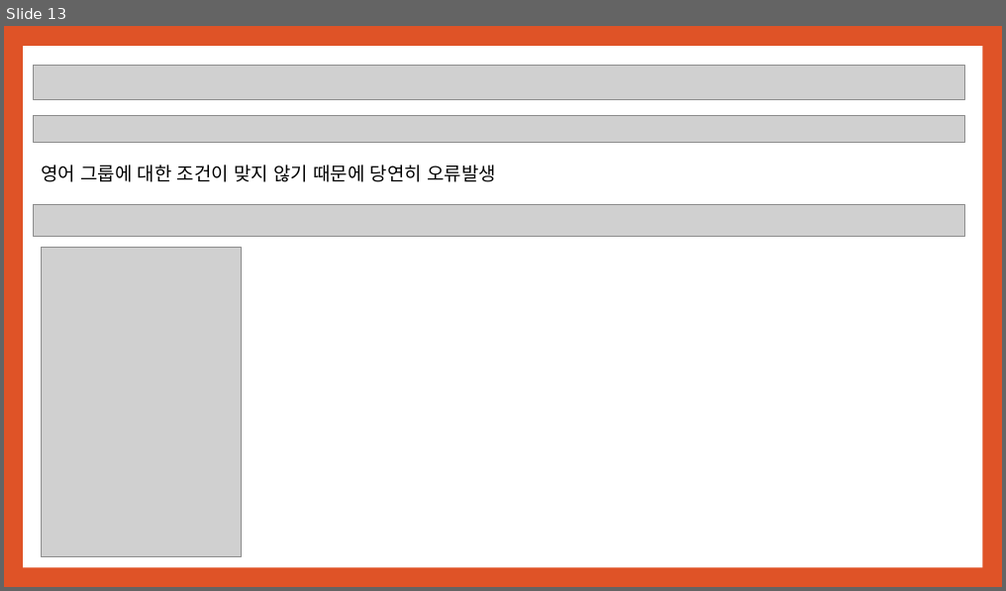
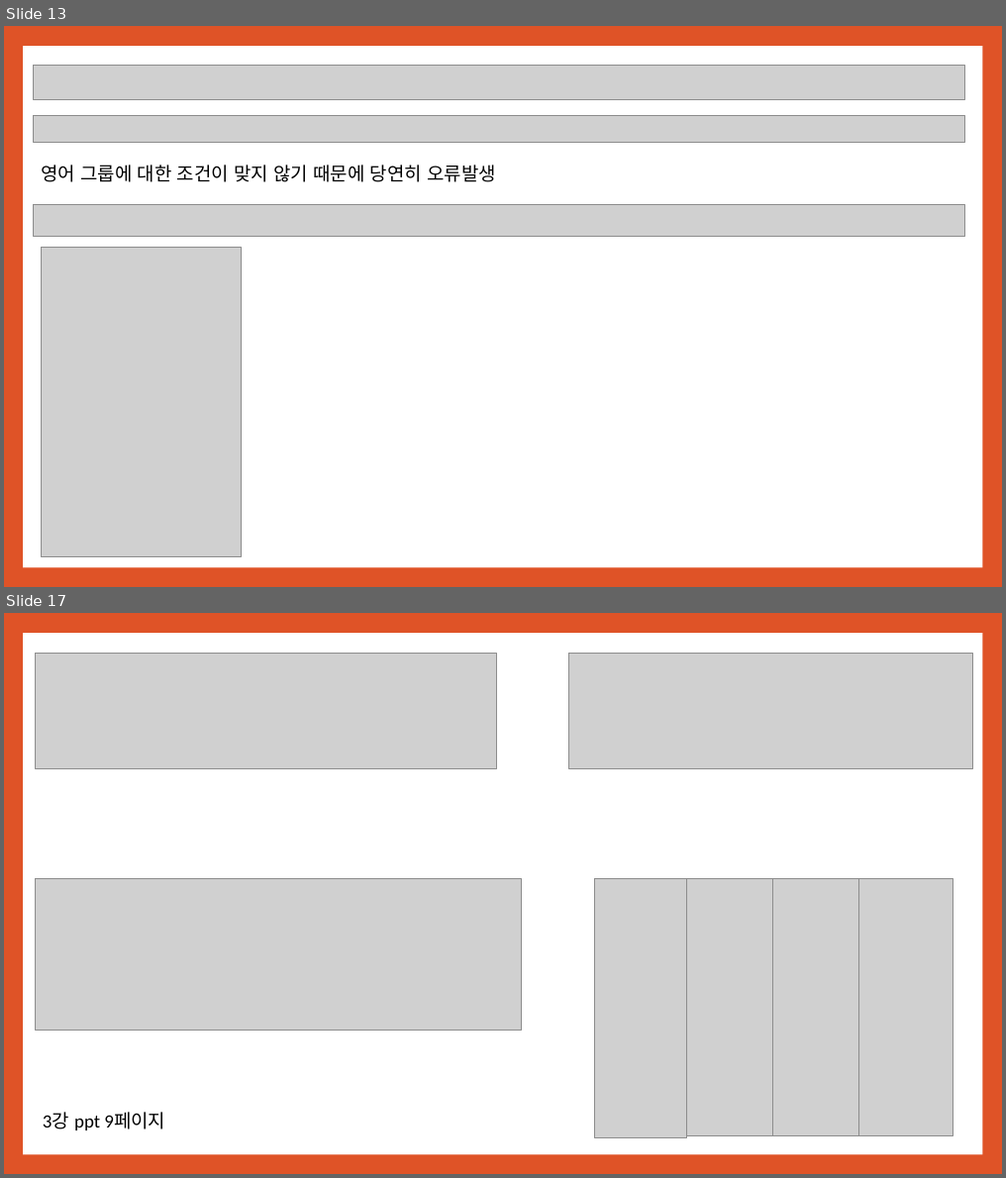
Before and after one commit to noheul1030/KOPO-database, a slide deck: 과제PPT/데이터베이스 3강.pptx. Shown one above the other, each under a label of ours: slide 13 before the commit, slides 13 and 17 after it; the slides between them are not shown. The pictures are 1006x591 and 1006x1178 pixels, drawn with LibreOffice and Linux fonts; fonts in the diff are those of the drawing; grey boxes stand for pictures. Boxes give left, top, right and bottom in pixels: in the first picture for what was removed or moved away, otherwise in the second. Text is boxed around its words. In the diff, an @@ line names an element or a change of style, - is before the commit and + after.

```diff
--- a/과제PPT/데이터베이스 3강.pptx
+++ b/과제PPT/데이터베이스 3강.pptx
@@ slide 17 added at [4,613,1002,1174], background #DF5327; not listed: 1 template element that a slide beside it also shows @@
@@ picture added at [36,654,497,768] @@
@@ picture added at [569,654,973,768] @@
@@ picture added at [36,878,522,1030] @@
@@ picture added at [595,878,687,1139] @@
@@ picture added at [686,878,773,1137] @@
@@ picture added at [773,878,859,1137] @@
@@ picture added at [859,878,953,1137] @@
@@ text added at [43,1112,165,1131], 18 pt, text #000000 @@
+3강 ppt 9페이지
```
Also in this commit, not shown: 2 slides changed, 22 other slides added, 14 slides removed.
